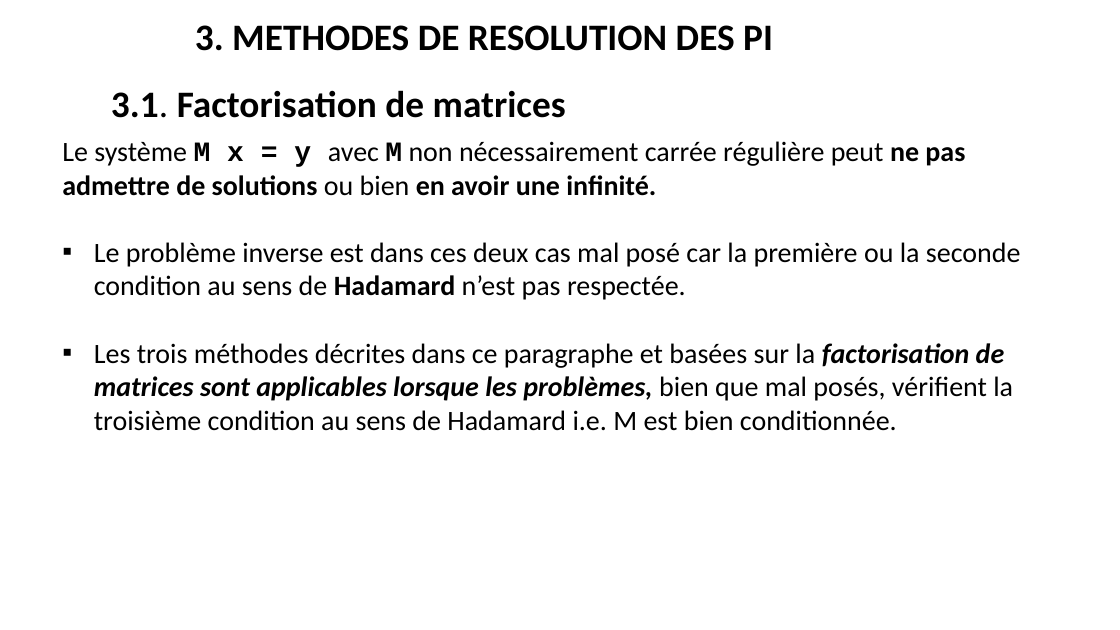
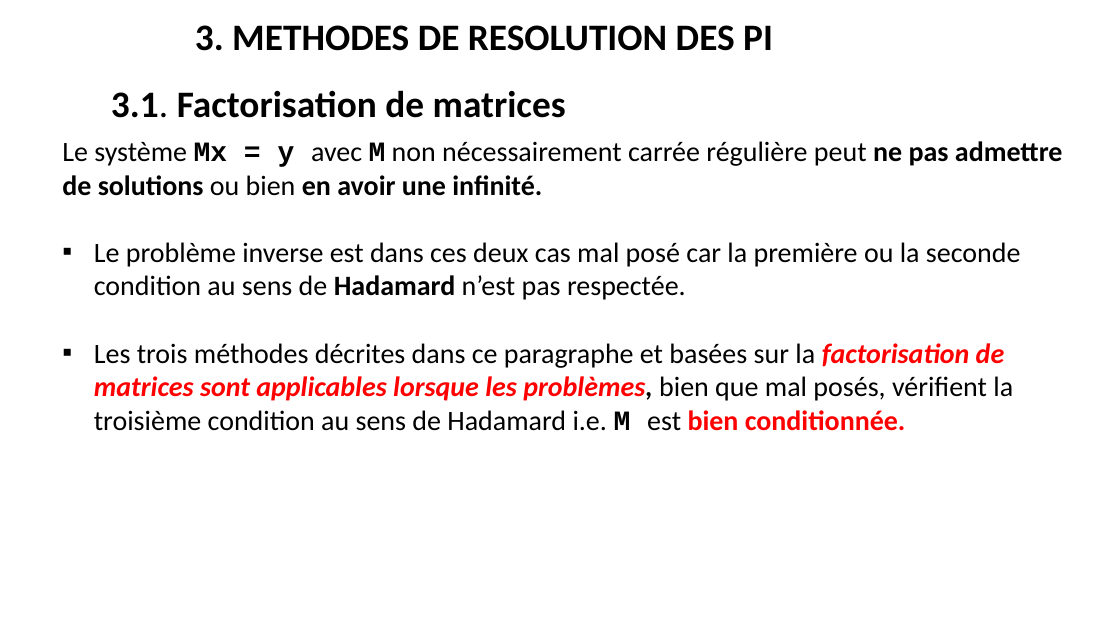
Before and after one commit to BenSaintKoff/COURS-ENSEA, a slide deck: slide 13 of LES PROBLEMES INVERSES.pptx. Drawn at 1120x630 pixels with LibreOffice and Linux fonts; fonts in the diff are those of the drawing. Boxes give left, top, right and bottom in pixels: in the first picture for what was removed or moved away, otherwise in the second. Text is boxed around its words. In the diff, an @@ line names an element or a change of style, - is before the commit and + after.

```diff
--- a/LES PROBLEMES INVERSES.pptx
+++ b/LES PROBLEMES INVERSES.pptx
@@ text at (62,141,1063,196): spaces changed @@
-Le système M x = y avec M non nécessairement carrée régulière peut ne pas admettre de solutions ou bien en avoir une infinité.
+Le système Mx = y avec M non nécessairement carrée régulière peut ne pas admettre de solutions ou bien en avoir une infinité.
@@ text at (94,343,1013,431): font Calibri to Courier New in "M"; text colour #000000 to #FF0000 in "factorisation de matrices sont applicables lorsque les ..."; bold on in "M bien conditionnée." @@
```
Also in this commit, not shown: 9 other slides changed, 11 slides added.
